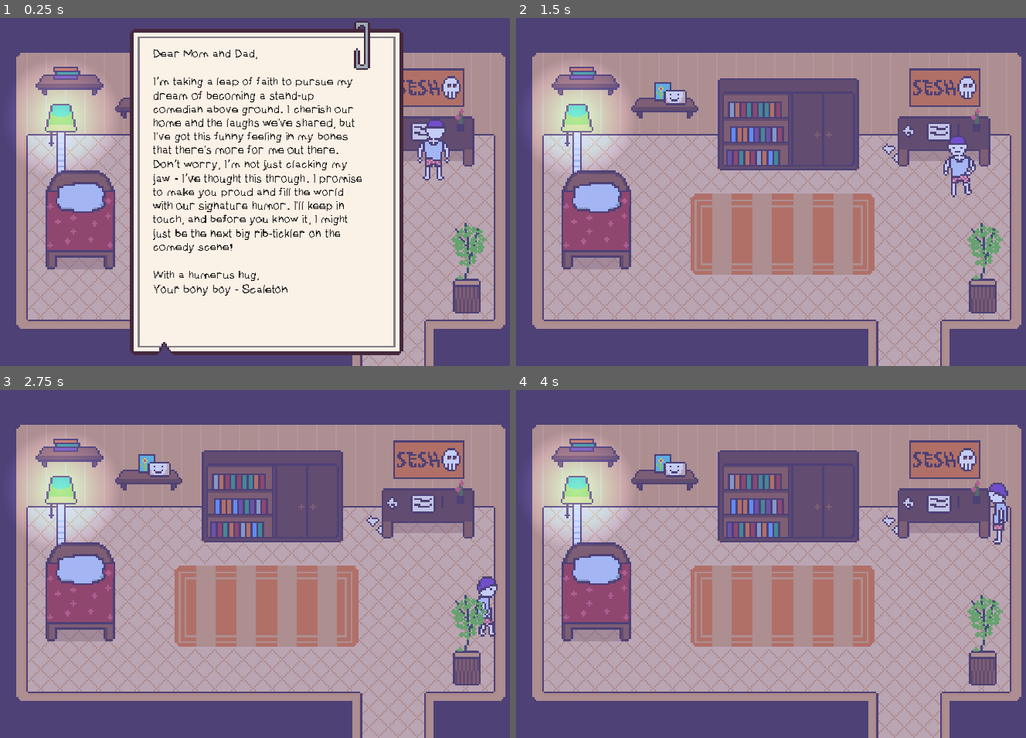
Above: before the commit, frames 1-4 (two rows, left to right).
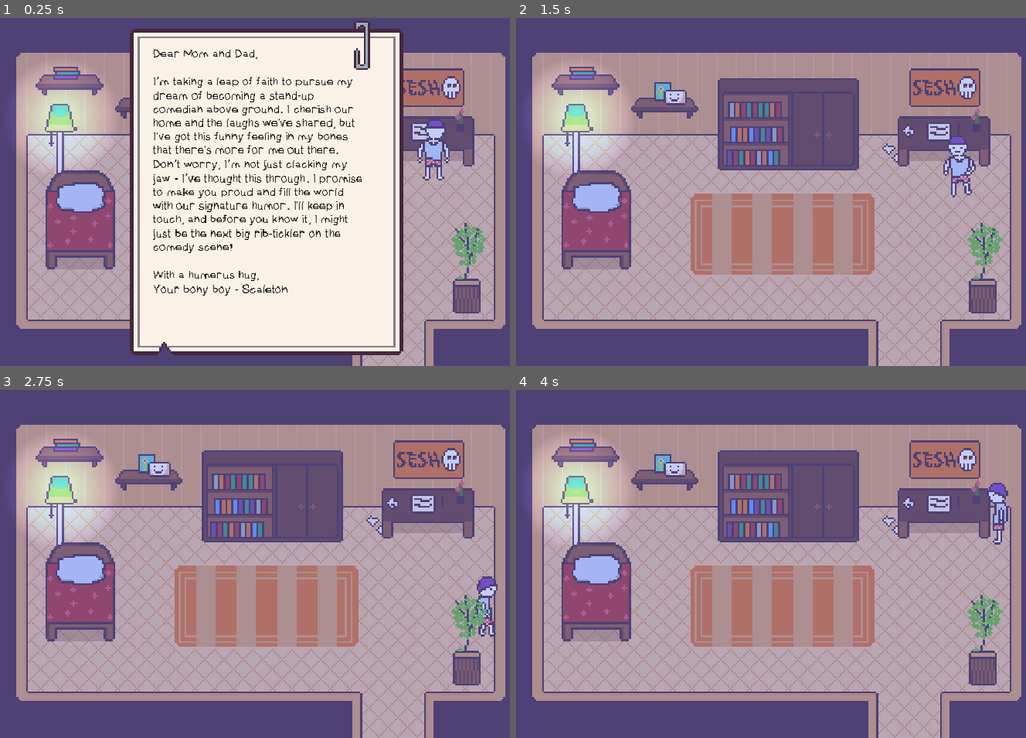
Above: after the commit, the same moments.

Repository: duckmaniac/scaleton
Game: Godot game, scene res://levels/scaletons_room.tscn
Same seed, same stepped clock (60 frames per second), same inputs: the game is played once before the commit and once after it. Sound files missing from this copy of the repository are replaced by a short silence.
Inputs:
- Up to frame 1 (0.25 s): no input
- Up to frame 2 (1.5 s): tap Enter at 0.5 s; hold Right (ui_right) 0.53-1.28 s; tap Z (interact) at 0.6, 1.35 s; tap Space at 1.25 s; hold Down (ui_down) from 1.28 s (still down)
- Up to frame 3 (2.75 s): release Down (ui_down) at 2.03 s; hold Right (ui_right) from 2.03 s (still down); tap Z (interact) at 2.1 s
- Up to frame 4 (4 s): release Right (ui_right) at 2.78 s; hold Up (ui_up) 2.78-3.53 s; tap Z (interact) at 2.85, 3.6 s; hold Left (ui_left) from 3.53 s (still down)

The runs differ from the first frame. In frame 1, 0.2% of the frame differs, in the area x 11-92%, y 14-45%; in frame 2, 0.2%; in frame 3, 0.2%; in frame 4, 0.2%.

Commit message:
Added music and sounds in first room + started corridor

Diff:
--- a/levels/scaletons_room.tscn
+++ b/levels/scaletons_room.tscn
@@ -17,6 +17,7 @@
 [ext_resource type="Texture2D" uid="uid://bwvcwj3x7yghu" path="res://assets/dialog.png" id="13_qkul6"]
 [ext_resource type="Script" path="res://scripts/d_bed.gd" id="15_lbf26"]
 [ext_resource type="Script" path="res://scripts/d_books.gd" id="16_t2txu"]
+[ext_resource type="AudioStream" uid="uid://gc35slcna4nj" path="res://assets/music/01.farewell.mp3" id="18_hks7x"]
 
 [sub_resource type="RectangleShape2D" id="RectangleShape2D_jj6vn"]
 size = Vector2(215.5, 64.5)
@@ -110,7 +111,7 @@
 size = Vector2(173, 20)
 
 [sub_resource type="RectangleShape2D" id="RectangleShape2D_2khje"]
-size = Vector2(48.375, 246)
+size = Vector2(280, 246)
 
 [sub_resource type="RectangleShape2D" id="RectangleShape2D_18pfx"]
 size = Vector2(201, 120)
@@ -127,6 +128,24 @@
 texture = ExtResource("2_1106w")
 metadata/_edit_lock_ = true
 
+[node name="Bed" type="Sprite2D" parent="."]
+z_index = 1
+position = Vector2(396, 528)
+scale = Vector2(6, 6.01136)
+texture = ExtResource("3_mog5x")
+
+[node name="Flower" type="Sprite2D" parent="."]
+z_index = 1
+position = Vector2(1603, 777)
+scale = Vector2(6.14286, 6)
+texture = ExtResource("4_qb3sj")
+
+[node name="dark" type="Sprite2D" parent="."]
+z_index = 2
+position = Vector2(960, 540)
+scale = Vector2(6, 6)
+texture = ExtResource("8_n5i1d")
+
 [node name="Collisions" type="Node2D" parent="."]
 z_index = 1
 metadata/_edit_lock_ = true
@@ -207,18 +226,6 @@
 position = Vector2(604, 227)
 rotation = -3.14159
 shape = SubResource("RectangleShape2D_ip1gi")
-
-[node name="Bed" type="Sprite2D" parent="."]
-z_index = 1
-position = Vector2(396, 528)
-scale = Vector2(6, 6.01136)
-texture = ExtResource("3_mog5x")
-
-[node name="Flower" type="Sprite2D" parent="."]
-z_index = 1
-position = Vector2(1603, 777)
-scale = Vector2(6.14286, 6)
-texture = ExtResource("4_qb3sj")
 
 [node name="actions" type="Node2D" parent="."]
 y_sort_enabled = true
@@ -364,7 +371,7 @@
 texture = ExtResource("13_qkul6")
 
 [node name="CollisionShape2D" type="CollisionShape2D" parent="actions/d_bed"]
-position = Vector2(523.813, 651)
+position = Vector2(408, 651)
 shape = SubResource("RectangleShape2D_2khje")
 
 [node name="d_books" type="StaticBody2D" parent="actions" groups=["interactable"]]
@@ -397,11 +404,10 @@
 position = Vector2(890.5, 354)
 shape = SubResource("RectangleShape2D_18pfx")
 
-[node name="dark" type="Sprite2D" parent="."]
-z_index = 2
-position = Vector2(960, 540)
-scale = Vector2(6, 6)
-texture = ExtResource("8_n5i1d")
+[node name="music" type="AudioStreamPlayer2D" parent="."]
+stream = ExtResource("18_hks7x")
+autoplay = true
+attenuation = 0.258817
 
 [connection signal="body_exited" from="scaleton" to="scaleton" method="_on_body_exited"]
 [connection signal="animation_finished" from="actions/lamp/AnimatedSprite2D" to="actions/lamp" method="_on_animated_sprite_2d_animation_finished"]
--- a/scenes/scaleton.tscn
+++ b/scenes/scaleton.tscn
@@ -1,8 +1,9 @@
-[gd_scene load_steps=27 format=3 uid="uid://brsaa2tlclx0n"]
+[gd_scene load_steps=28 format=3 uid="uid://brsaa2tlclx0n"]
 
 [ext_resource type="Script" path="res://scripts/scaleton.gd" id="1_cxwre"]
 [ext_resource type="Texture2D" uid="uid://b208nmwjvep17" path="res://assets/scaleton.png" id="1_eerih"]
 [ext_resource type="Texture2D" uid="uid://tqpbj1ju1g3p" path="res://assets/scaleton-home.png" id="2_5nb26"]
+[ext_resource type="AudioStream" uid="uid://dxm36hrn22bi0" path="res://assets/sfx/step1.mp3" id="4_5gwhm"]
 
 [sub_resource type="AtlasTexture" id="AtlasTexture_psfnt"]
 atlas = ExtResource("1_eerih")
@@ -238,4 +239,9 @@
 position = Vector2(3, -94.5)
 shape = SubResource("RectangleShape2D_waud6")
 
+[node name="StepsPlayer" type="AudioStreamPlayer" parent="."]
+stream = ExtResource("4_5gwhm")
+volume_db = -1.0
+
 [connection signal="body_entered" from="." to="." method="_on_body_entered"]
+[connection signal="finished" from="StepsPlayer" to="." method="_on_steps_player_finished"]
--- a/scripts/d_bed.gd
+++ b/scripts/d_bed.gd
@@ -8,7 +8,7 @@
 var count = 0
 var is_dialog_showing = false
 
-func interact(player):
+func interact(_player):
 	if not is_dialog_showing:
 		is_dialog_showing = true
 		$CanvasLayer/RichTextLabel.text = phrases[count % phrases.size()]
--- a/scripts/d_books.gd
+++ b/scripts/d_books.gd
@@ -8,7 +8,7 @@
 var count = 0
 var is_dialog_showing = false
 
-func interact(player):
+func interact(_player):
 	if not is_dialog_showing:
 		is_dialog_showing = true
 		$CanvasLayer/RichTextLabel.text = phrases[count % phrases.size()]
--- a/scripts/lamp.gd
+++ b/scripts/lamp.gd
@@ -1,6 +1,6 @@
 extends StaticBody2D
 
-func interact(player):
+func interact(_player):
 	$AnimatedSprite2D.play("toggle")
 
 
--- a/scripts/scaleton.gd
+++ b/scripts/scaleton.gd
@@ -8,7 +8,17 @@
 var can_move = false
 var sprite = null
 
+# Preload the sounds
+var step_sounds = [
+	preload("res://assets/sfx/step1.mp3"),
+	preload("res://assets/sfx/step2.mp3"),
+	preload("res://assets/sfx/step3.mp3"),
+	preload("res://assets/sfx/step4.mp3")
+]
+var is_steps_sound_playing = false
+
 func _ready():
+	randomize()
 	screen_size = get_viewport_rect().size
 	sprite = get_node("AnimatedSprite2DHome")
 
@@ -16,7 +26,10 @@
 	process_interaction()
 	set_direction()
 	play_animation()
-	move_character(delta)
+
+	if direction.length() != 0:
+		sound_steps()
+		move_character(delta)
 
 func process_interaction():
 	if Input.is_action_just_pressed("interact") and interactable_object != null:
@@ -54,6 +67,13 @@
 	else:
 		sprite.play("idle")
 
+func sound_steps():
+	if not is_steps_sound_playing:
+		is_steps_sound_playing = true
+		var random_index = randi() % step_sounds.size()
+		$StepsPlayer.stream = step_sounds[random_index]
+		$StepsPlayer.play()
+
 
 func move_character(delta):
 	direction = direction.normalized()
@@ -79,3 +99,7 @@
 
 func is_dressed_in_street_clothes():
 	return sprite == get_node("AnimatedSprite2D")
+
+
+func _on_steps_player_finished():
+	is_steps_sound_playing = false
Binary file added: assets/corridor.aseprite
Binary file added: assets/corridor.png
Not shown, added: assets/corridor.png.import
Binary file changed: assets/lamp.png
Not shown, added: assets/music/01.farewell.mp3.import
Binary file changed: assets/scaletons_room.aseprite
Binary file changed: assets/scaletons_room.png
Not shown, added: assets/sfx/step1.mp3.import
Not shown, added: assets/sfx/step2.mp3.import
Not shown, added: assets/sfx/step3.mp3.import
Not shown, added: assets/sfx/step4.mp3.import
Not shown: 1 places in levels/scaletons_room.tscn that only renumber resources
(and 5 more such lines)
